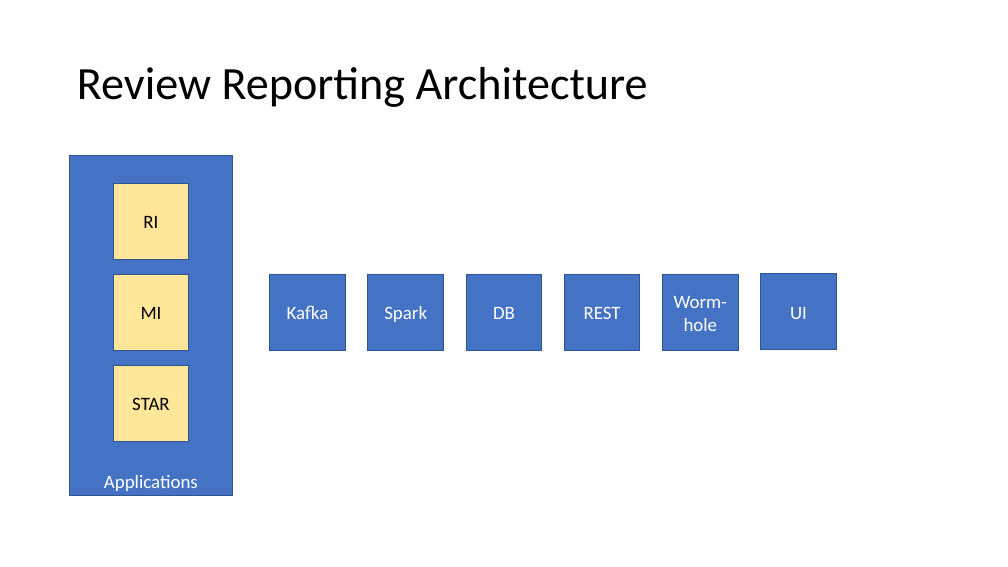
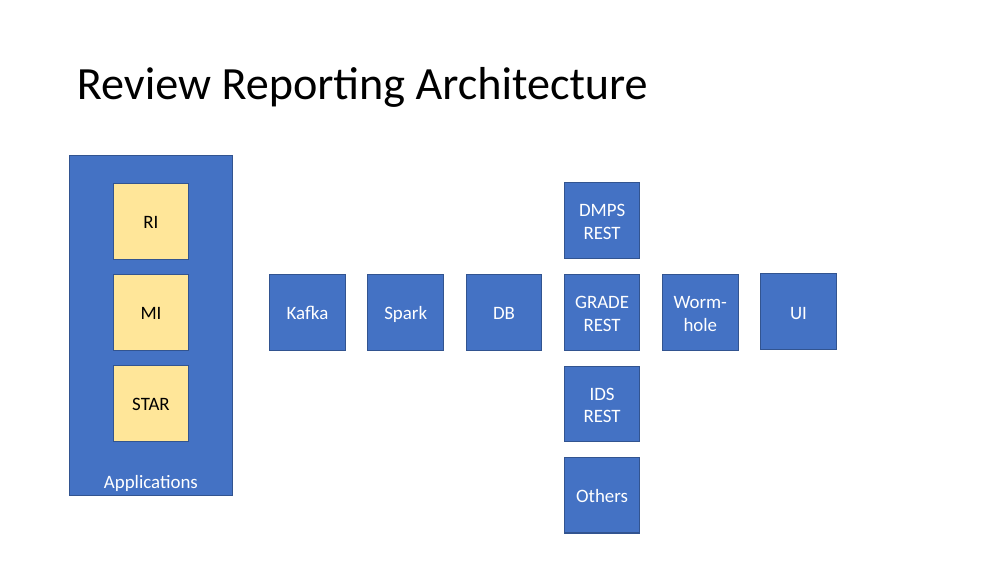
Before and after one commit to AlanCramer/BostonRestaurantInspections, a slide deck: slide 5 of Wormhole.pptx (slide 3 before the commit). Drawn at 1008x567 pixels with LibreOffice and Linux fonts; fonts in the diff are those of the drawing. Boxes give left, top, right and bottom in pixels: in the first picture for what was removed or moved away, otherwise in the second. Text is boxed around its words. In the diff, an @@ line names an element or a change of style, - is before the commit and + after.

Commit message:
ppt updates

```diff
--- a/Wormhole.pptx
+++ b/Wormhole.pptx
@@ rectangle added at (565,183,640,259), fill #4472C4, outline #325491 1 pt, 18 pt, text #FFFFFF @@
+DMPS REST
@@ text in rectangle at (575,295,629,308): paragraph added @@
+GRADE
@@ rectangle added at (565,366,640,442), fill #4472C4, outline #325491 1 pt, 18 pt, text #FFFFFF @@
+IDS
+REST
@@ rectangle added at (565,457,640,533), fill #4472C4, outline #325491 1 pt, 18 pt, text #FFFFFF @@
+Others
```
Also in this commit, not shown: 1 other slide changed, 2 slides added, 2 other files.
